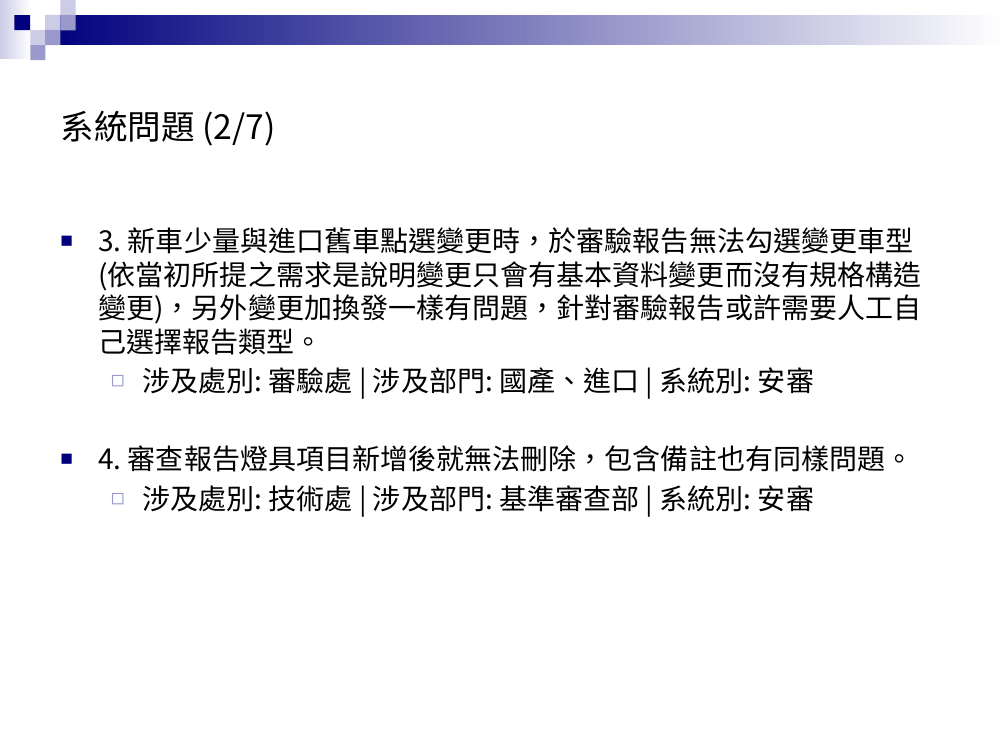
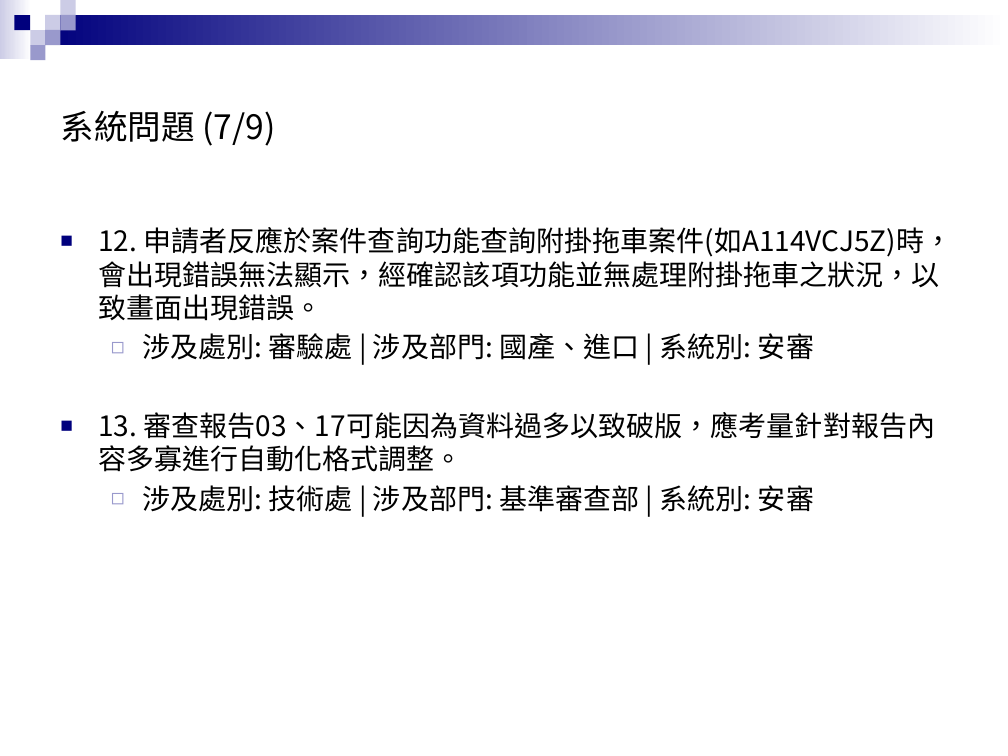
Before and after one commit to zx90316/202508-----, a slide deck: slide 21 of 系統交流會議題簡報.pptx (slide 12 before the commit). Drawn at 1008x756 pixels with LibreOffice and Linux fonts; fonts in the diff are those of the drawing; background and template pictures are left out. Boxes give left, top, right and bottom in pixels: in the first picture for what was removed or moved away, otherwise in the second. Text is boxed around its words. In the diff, an @@ line names an element or a change of style, - is before the commit and + after.

Commit message:
更新 ExcelToJsonPresentation 類別以排除「宣導」類別的議題，並新增目錄頁與議題動機頁。修正 JSON 檔案中的類別名稱與統計數據，並更新 requirements.txt 以包含 pywin32 套件。刪除不再使用的設定檔案 settings.local.json。

```diff
--- a/系統交流會議題簡報.pptx
+++ b/系統交流會議題簡報.pptx
@@ title at (60, 110, 275, 146): text changed @@
-系統問題 (2/7)
+系統問題 (7/9)
@@ text at (98, 227, 953, 321): text changed @@
-■ 3. 新車少量與進口舊車點選變更時，於審驗報告無法勾選變更車型(依當初所提之需求是說明變更只會有基本資料變更而沒有規格構造變更)，另外變更加換發一樣有問題，針對審驗報告或許需要人工自己選擇報告類型。
+■ 12. 申請者反應於案件查詢功能查詢附掛拖車案件(如A114VCJ5Z)時，會出現錯誤無法顯示，經確認該項功能並無處理附掛拖車之狀況，以致畫面出現錯誤。
@@ text at (98, 412, 936, 472): text changed @@
-■ 4. 審查報告燈具項目新增後就無法刪除，包含備註也有同樣問題。
+■ 13. 審查報告03、17可能因為資料過多以致破版，應考量針對報告內容多寡進行自動化格式調整。
```
Also in this commit, not shown: 22 other slides changed, 5 slides added, 6 other files.
